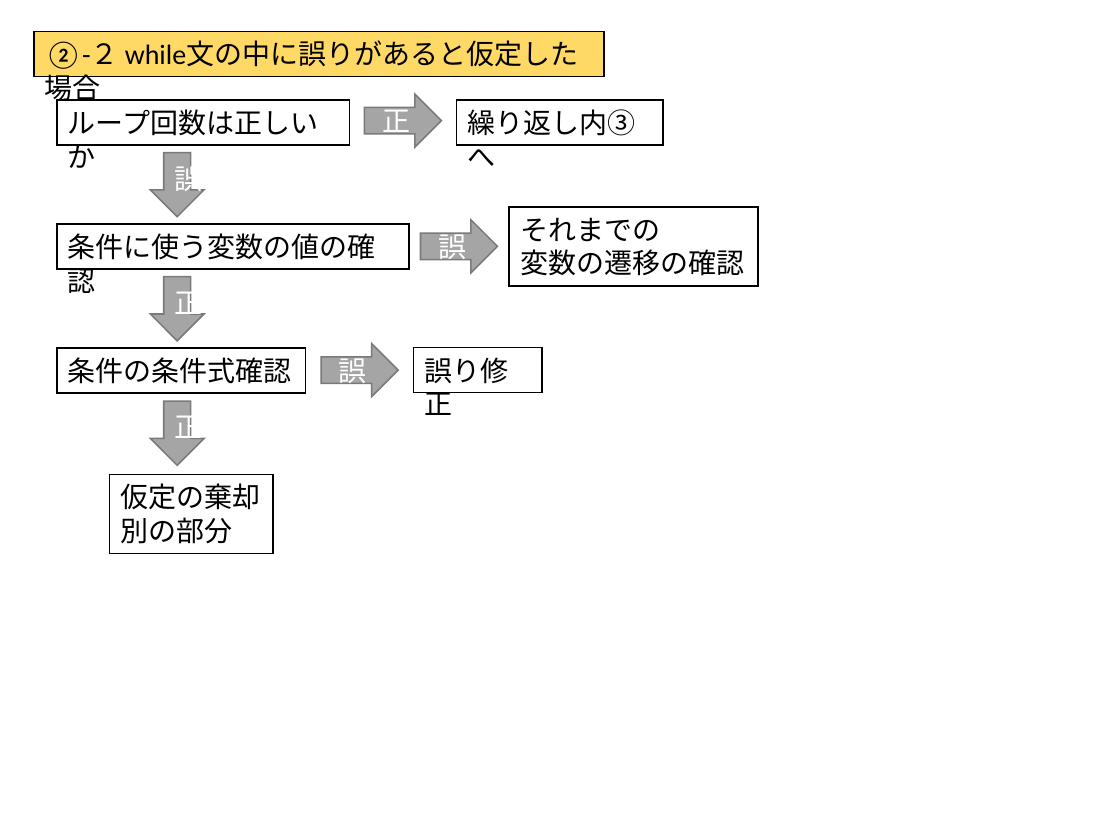
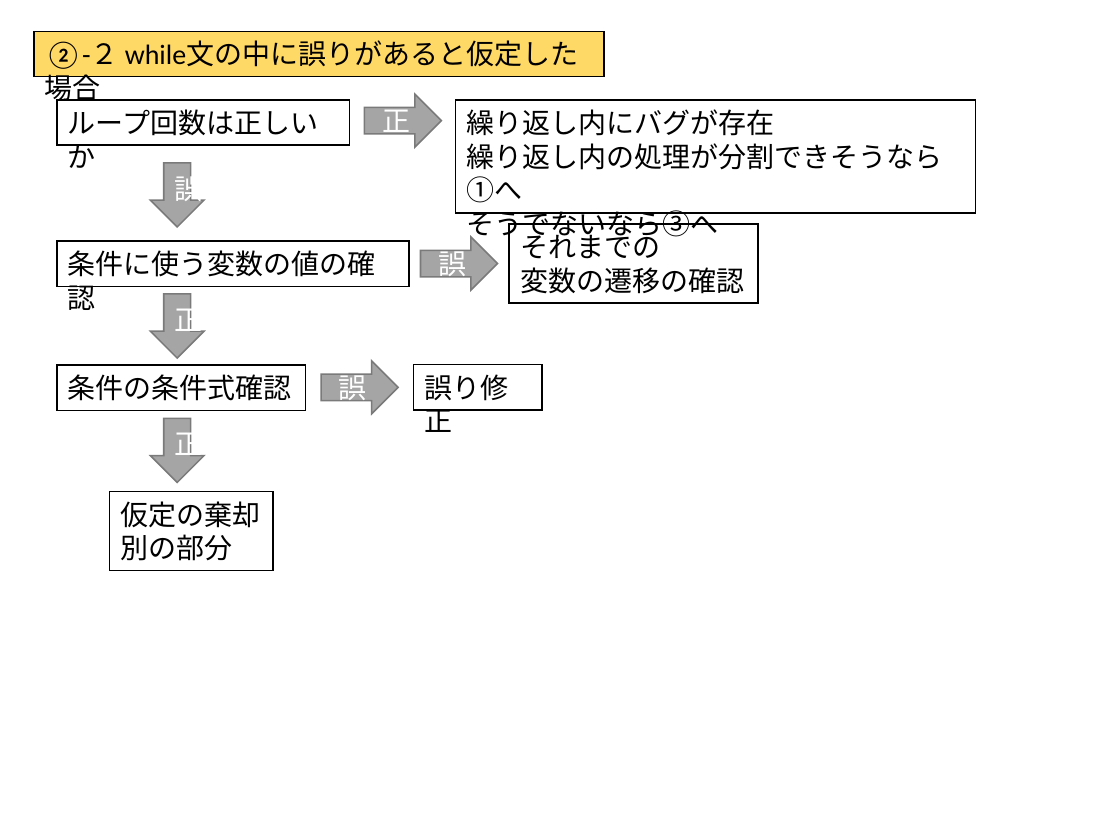
Before and after one commit to gs15001/syuron, a slide deck: slide 5 of 資料/支援パターン.pptx. Drawn at 1120x840 pixels with LibreOffice and Linux fonts; fonts in the diff are those of the drawing. Boxes give left, top, right and bottom in pixels: in the first picture for what was removed or moved away, otherwise in the second. Text is boxed around its words. In the diff, an @@ line names an element or a change of style, - is before the commit and + after.

```diff
--- a/資料/支援パターン.pptx
+++ b/資料/支援パターン.pptx
@@ rectangle removed at (x1=456, y1=100, x2=662, y2=144) @@
-繰り返し内③へ
@@ rectangle added at (x1=456, y1=100, x2=976, y2=213), fill #FFFFFF, outline #000000 1 pt, 18 pt, text #000000 @@
+繰り返し内にバグが存在
+繰り返し内の処理が分割できそうなら①へ
+そうでないなら③へ
@@ down arrow "誤" moved from (x1=150, y1=152, x2=204, y2=216) to (x1=150, y1=162, x2=204, y2=226) @@
@@ 4 rectangles, 2 down arrows, 2 right arrows moved together from (x1=57, y1=207, x2=758, y2=554) to (x1=57, y1=224, x2=758, y2=571) @@
@@ rectangle "誤り修正" moved from (x1=413, y1=347, x2=542, y2=392) to (x1=413, y1=365, x2=542, y2=410) @@
```
Also in this commit, not shown: 3 other slides changed, 9 other files.
